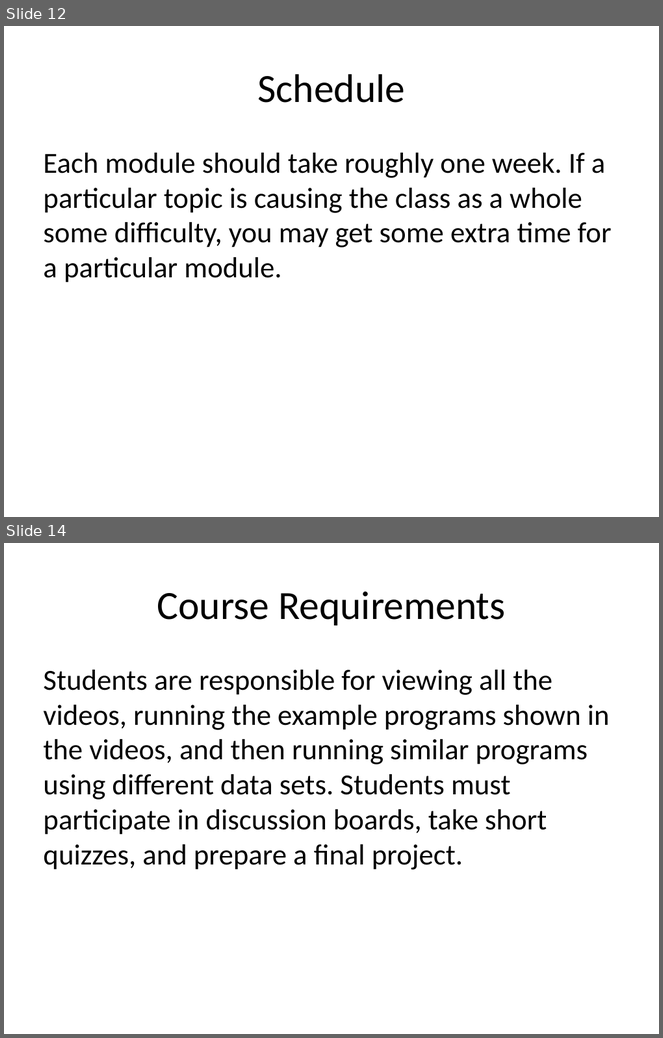
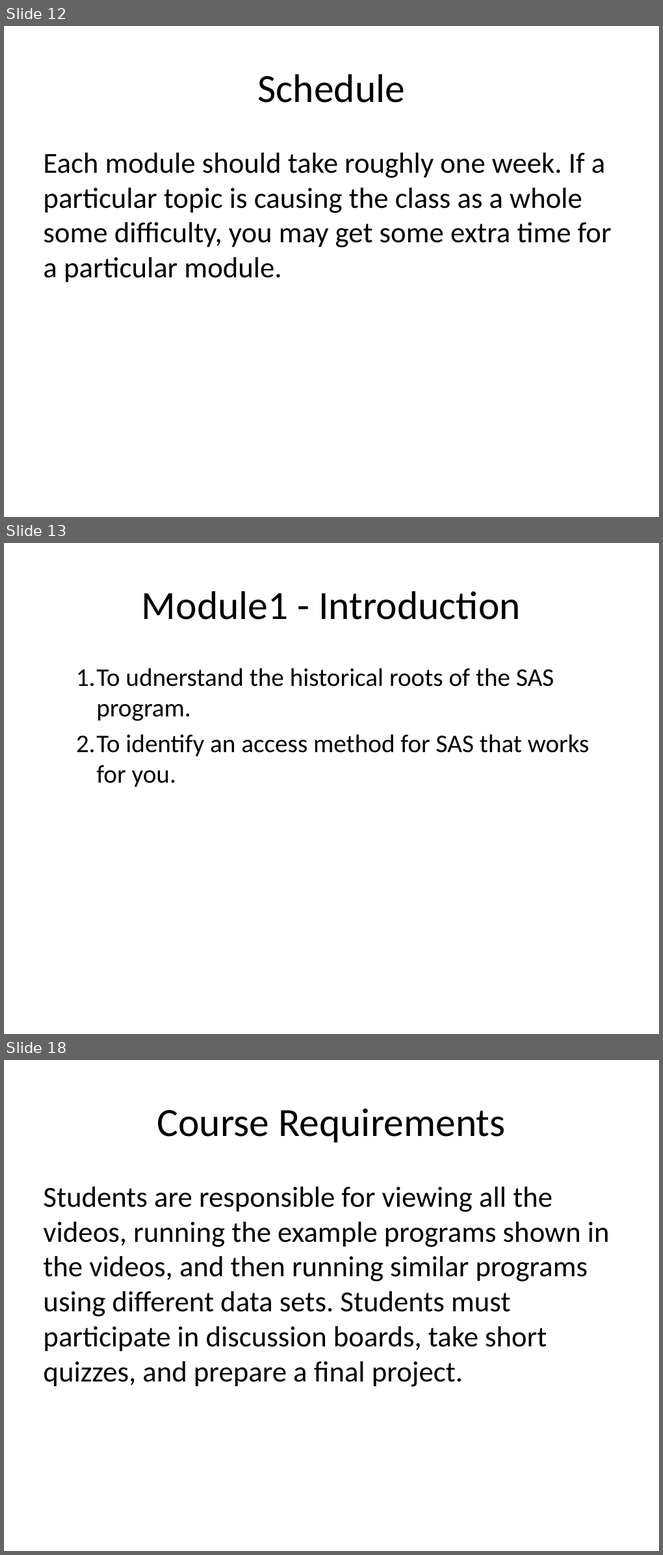
Before and after one commit to pmean/introduction-to-SAS, a slide deck: basics_syllabus/results/syllabus.pptx. Shown one above the other, each under a label of ours: slides 12 and 14 before the commit, slides 12, 13 and 18 after it; the slides between them are not shown. The pictures are 663x1038 and 663x1555 pixels, drawn with LibreOffice and Linux fonts; fonts in the diff are those of the drawing. Boxes give left, top, right and bottom in pixels: in the first picture for what was removed or moved away, otherwise in the second. Text is boxed around its words. In the diff, an @@ line names an element or a change of style, - is before the commit and + after.

```diff
--- a/basics_syllabus/results/syllabus.pptx
+++ b/basics_syllabus/results/syllabus.pptx
@@ slide 13 added at (x1=4, y1=543, x2=659, y2=1034), background #FFFFFF @@
@@ title added at (x1=142, y1=591, x2=521, y2=620), 44 pt, text #000000 @@
+Module1 - Introduction
@@ text added at (x1=76, y1=668, x2=590, y2=787), 28 pt, text #000000 @@
+  1. To udnerstand the historical roots of the SAS program.
+  2. To identify an access method for SAS that works for you.
@@ what was slide 14 is now slide 18 @@
```
Also in this commit, not shown: 1 slide changed, 3 other slides added, 38 other files.
